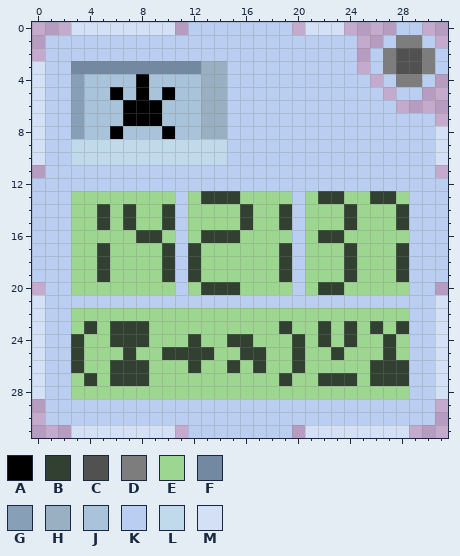
A pixel-art sprite gets an edit: Icons/Arithmelogic.png. This is how it looked before the edit.
The file is 32x32 pixels.
Palette (. is transparent): A #000000  B #324031  C #515151  D #7d7d7d  E #9dd691  F #7389a1  G #88a0b7  H #99b0c2  J #a8c3da  K #b9cef0  L #c0daec  M #d3e0f5
After:
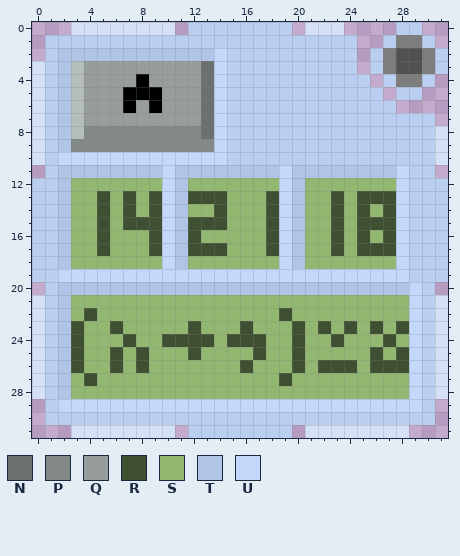
Colours new in this view: N #6c7170  P #828987  Q #969d9b  R #3f4f31  S #92b771  T #afc4e6  U #c3d8fa
The exact change:
{"colour":"G","old":"#88a0b7","new":"#b4bebb"}
{"y":2,"x":2,"old":"KKKKKKKKKKKKK","new":"TTTTTTTTTTTTU"}
{"y":3,"x":2,"old":"KFFFFFFFFFFHH","new":"TGQQQQQQQQQNU"}
{"y":4,"x":2,"old":"K","new":"T"}
{"y":4,"x":4,"old":"JJJJ","new":"QQQQ"}
{"y":4,"x":9,"old":"JJJJHH","new":"QQQQNU"}
{"y":5,"x":2,"old":"K","new":"T"}
{"y":5,"x":4,"old":"JJAJ","new":"QQQA"}
{"y":5,"x":9,"old":"JAJJHH","new":"AQQQNU"}
{"y":6,"x":2,"old":"K","new":"T"}
{"y":6,"x":4,"old":"JJJ","new":"QQQ"}
{"y":6,"x":8,"old":"A","new":"Q"}
{"y":6,"x":10,"old":"JJJHH","new":"QQQNU"}
{"y":7,"x":2,"old":"K","new":"T"}
{"y":7,"x":4,"old":"JJJAAAJJJHH","new":"QQQQQQQQQNU"}
{"y":8,"x":2,"old":"K","new":"T"}
{"y":8,"x":4,"old":"JJAJJJAJJHH","new":"PPPPPPPPPNU"}
{"y":9,"x":2,"old":"KLLLLLLLLLLLL","new":"TPPPPPPPPPPPU"}
{"y":10,"x":2,"old":"KLLLLLLLLLLLL","new":"UUUUUUUUUUUUU"}
{"y":11,"x":2,"old":"KKKKKKKKKKKKKKKKKKKKKKKKKKK","new":"TTTTTTTTUTTTTTTTTUTTTTTTTTU"}
{"y":12,"x":2,"old":"KKKKKKKKKKKKKKKKKKKKKKKKKKK","new":"TSSSSSSSUTSSSSSSSUTSSSSSSSU"}
{"y":13,"x":2,"old":"KEEEEEEEEKEBBBEEEEKEBBEEBBE","new":"TSSRSRSRUTRRRSSSRUTSSRSRRRU"}
{"y":14,"x":2,"old":"KEEBEBEEBKEEEEBEEBKEEEBEEEB","new":"TSSRSRSRUTSSRSSSRUTSSRSRSRU"}
{"y":15,"x":2,"old":"KEEBEBEEBKEEEEBEEBKEEEBEEEB","new":"TSSRSRRRUTRRRSSSRUTSSRSRRRU"}
{"y":16,"x":2,"old":"KEEEEEBBEKEBBBEEEEKEBBEEEEE","new":"TSSRSSSRUTRSSSSSRUTSSRSRSRU"}
{"y":17,"x":2,"old":"KEEBEEEEBKBEEEEEEBKEEEBEEEB","new":"TSSRSSSRUTRRRSSSRUTSSRSRRRU"}
{"y":18,"x":2,"old":"KEEBEEEEBKBEEEEEEBKEEEBEEEB","new":"TSSSSSSSUTSSSSSSSUTSSSSSSSU"}
{"y":19,"x":2,"old":"KEEBEEEEBKBEEEEEEBKEEEBEEEB","new":"UUUUUUUUUUUUUUUUUUUUUUUUUUU"}
{"y":20,"x":2,"old":"KEEEEEEEEKEBBBEEEEKEBBEEEEEK","new":"TTTTTTTTTTTTTTTTTTTTTTTTTTTU"}
{"y":21,"x":2,"old":"KKKKKKKKKKKKKKKKKKKKKKKKKKKK","new":"TSSSSSSSSSSSSSSSSSSSSSSSSSSU"}
{"y":22,"x":2,"old":"KEEEEEEEEEEEEEEEEEEEEEEEEEEK","new":"TSRSSSSSSSSSSSSSSRSSSSSSSSSU"}
{"y":23,"x":2,"old":"KEBEBBBEEEEEEEEEEBEEBEBEBEBK","new":"TRSSRSSSSSRSSSRSSSRSRSRSRSRU"}
{"y":24,"x":2,"old":"KBEEBBBEEEBEEBBEEEBEBEBEEBEK","new":"TRSSSRSSRRRRSRRRSSRSSRSSSRSU"}
{"y":25,"x":2,"old":"KBEEEBEEBBBBEEBBEEBEEBEEEBEK","new":"TRSSRSRSSSRSSSSRSSRSSSSSRSRU"}
{"y":26,"x":2,"old":"KBEEBBBEEEBEEBEBEEBEEEEEBBBK","new":"TRSSRSRSSSSSSSRSSSRSRRRSRRRU"}
{"y":27,"x":2,"old":"KEBEBBBEEEEEEEEEEBEEBBBEBBBK","new":"TSRSSSSSSSSSSSSSSRSSSSSSSSSU"}
{"y":28,"x":2,"old":"KEEEEEEEEEEEEEEEEEEEEEEEEEEK","new":"TSSSSSSSSSSSSSSSSSSSSSSSSSSU"}
{"y":29,"x":2,"old":"KKKKKKKKKKKKKKKKKKKKKKKKKKKK","new":"UUUUUUUUUUUUUUUUUUUUUUUUUUUU"}
